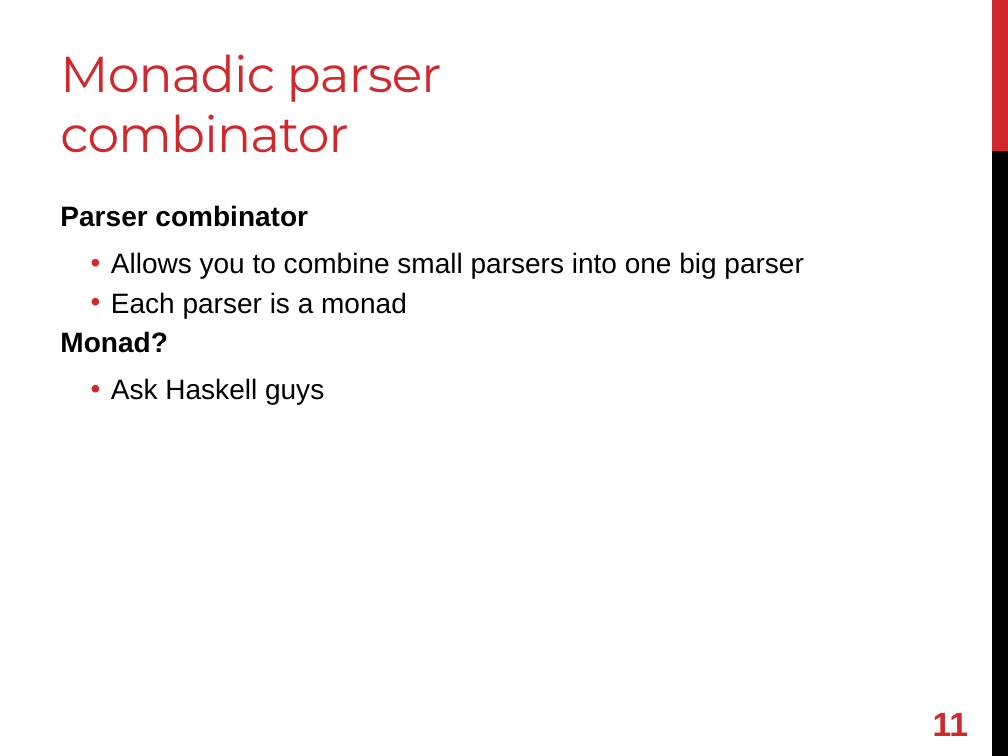
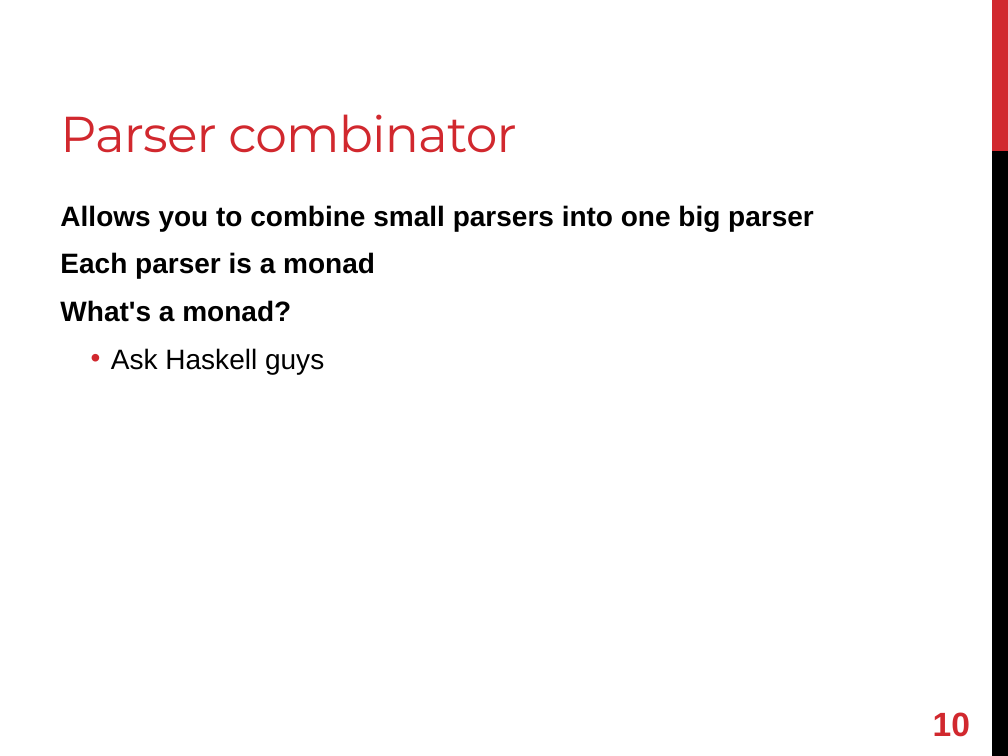
Before and after one commit to shugo/RubyKaigi2013, a slide deck: slide 11 of refining_refinements.pptx (slide 12 before the commit). Drawn at 1008x756 pixels with LibreOffice and Linux fonts; fonts in the diff are those of the drawing. Boxes give left, top, right and bottom in pixels: in the first picture for what was removed or moved away, otherwise in the second. Text is boxed around its words. In the diff, an @@ line names an element or a change of style, - is before the commit and + after.

Commit message:
updated.

```diff
--- a/refining_refinements.pptx
+++ b/refining_refinements.pptx
@@ title at bbox=[60, 114, 516, 153]: text changed @@
-Monadic parser combinator
+Parser combinator
@@ text at bbox=[60, 205, 308, 227]: paragraph removed @@
-Parser combinator
@@ text at bbox=[60, 205, 814, 279]: bold on in "Allows you to combine small parsers into ...", "Each parser is a monad"; bullet • to none; list level 2 to 1 in "Allows you to combine small ..."; list level 2 to 1 in "Each parser is a monad" @@
@@ text at bbox=[60, 300, 291, 322]: text changed @@
-Monad?
+What's a monad?
@@ page number at bbox=[933, 712, 970, 737]: text changed @@
-11
+10
```
Also in this commit, not shown: 2 other slides changed, 1 slide removed.
